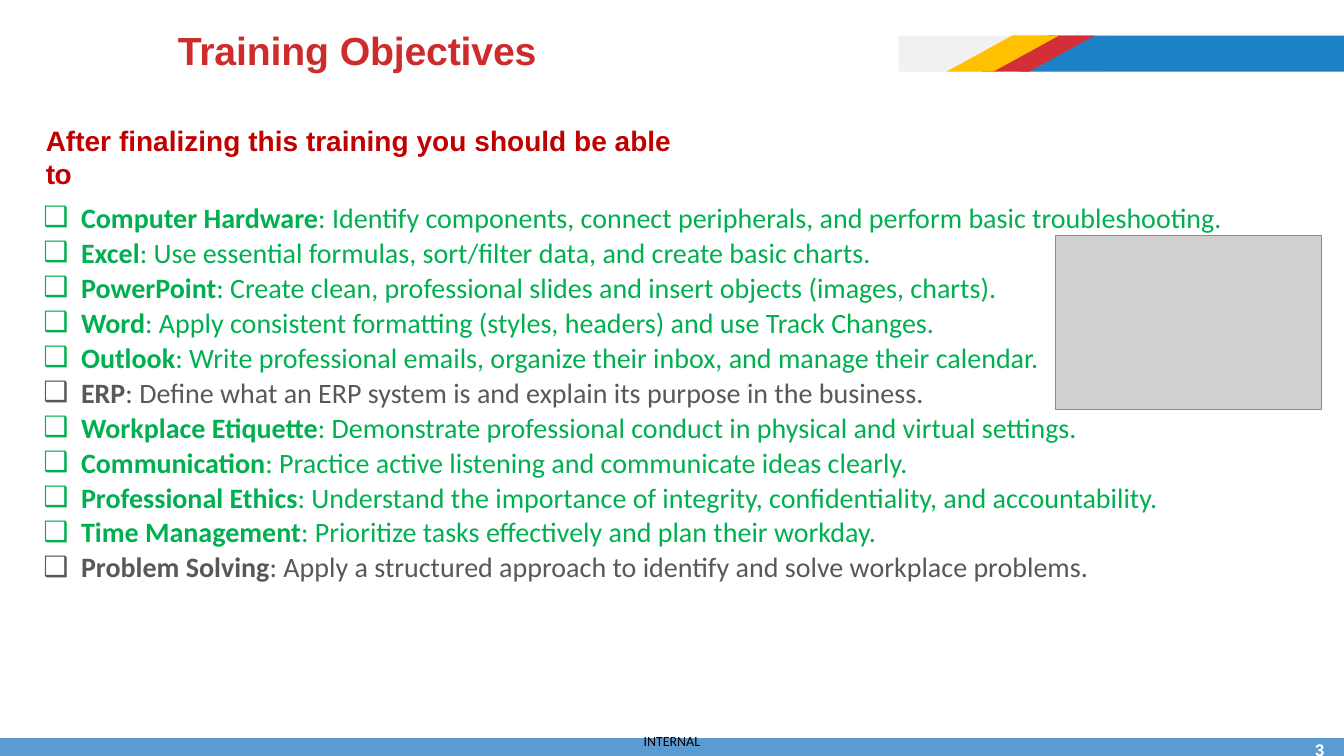
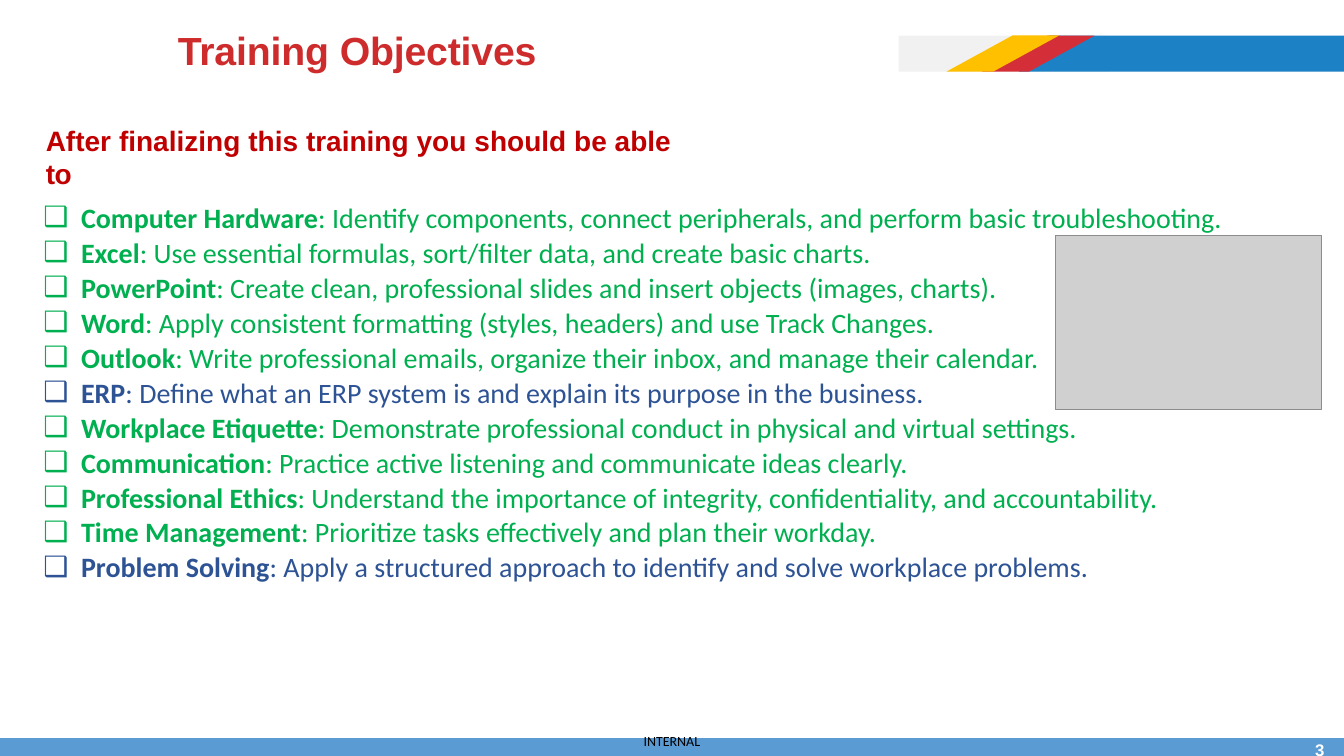
Before and after one commit to afathelbab/cnpc, a slide deck: slide 3 of computer-basics-soft-skills/day3/Computer Skills and Soft Skills - Lec-3.pptx. Drawn at 1344x756 pixels with LibreOffice and Linux fonts; fonts in the diff are those of the drawing; grey boxes stand for pictures; background and template pictures are left out. Boxes give left, top, right and bottom in pixels: in the first picture for what was removed or moved away, otherwise in the second. Text is boxed around its words. In the diff, an @@ line names an element or a change of style, - is before the commit and + after.

```diff
--- a/computer-basics-soft-skills/day3/Computer Skills and Soft Skills - Lec-3.pptx
+++ b/computer-basics-soft-skills/day3/Computer Skills and Soft Skills - Lec-3.pptx
@@ text at bbox=[81, 383, 1088, 582]: text colour #585858 to #2D5395 in "ERP: Define what an ERP system is ...", "Problem Solving: Apply a structured approach to ..." @@
```
Also in this commit, not shown: 2 other slides changed, 4 slides added, 1 slide removed.
